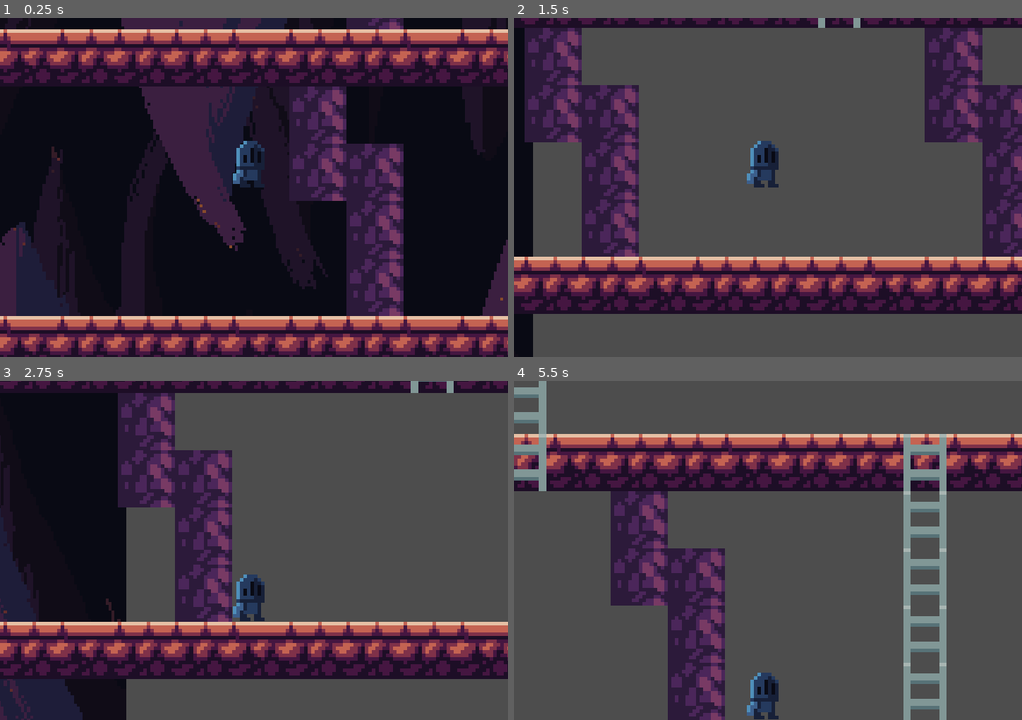
Above: before the commit, frames 1-4 (two rows, left to right).
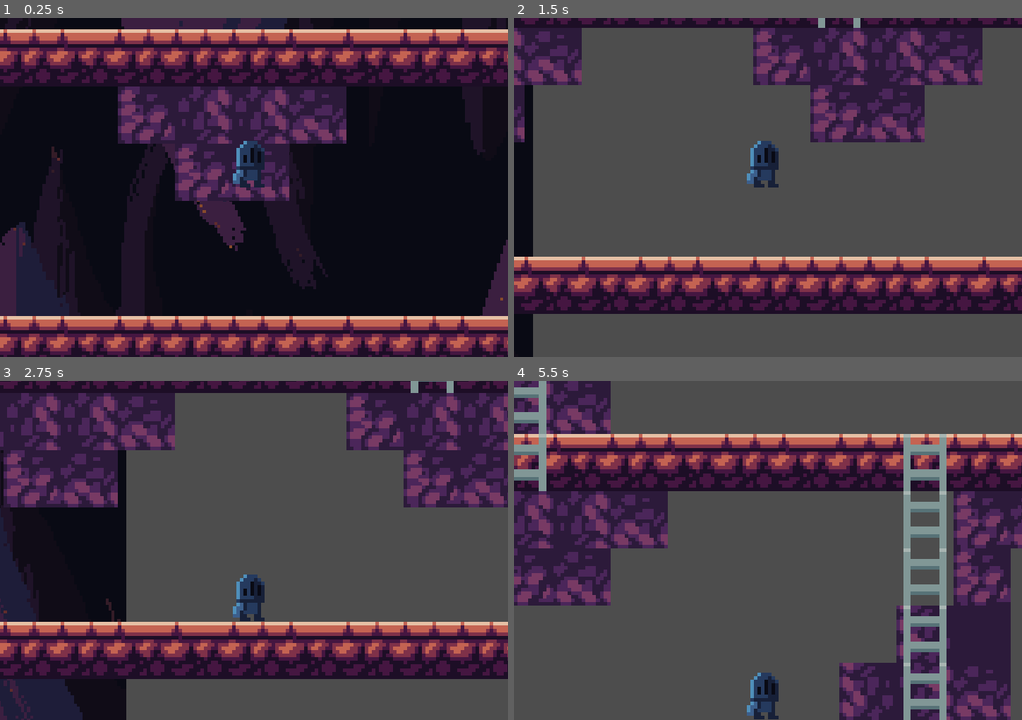
Above: after the commit, the same moments.

Repository: SeveralHerr/LavaLadder
Game: Godot game, scene res://main.tscn
Two runs of this game, one before a commit and one after it. Both use one fixed random seed, a clock stepped at 60 frames per second and the inputs below.
Inputs:
- Up to frame 1 (0.25 s): no input
- Up to frame 2 (1.5 s): hold D (move_right) from 0.53 s (still down); tap Space (jump) at 0.77 s
- Up to frame 3 (2.75 s): tap Space (jump) at 1.52 s; release D (move_right) at 2.03 s; hold A (move_left) from 2.03 s (still down)
- Up to frame 4 (5.5 s): release A (move_left) at 2.78 s; hold D (move_right) 2.78-4.28 s; tap Space (jump) at 3.02, 3.77, 4.52 s; hold A (move_left) 4.28-5.03 s; hold D (move_right) from 5.03 s (still down)

The runs differ from the first frame. In frame 1, 16% of the frame differs, in the area x 1-98%, y 0-100%; in frame 2, 27%; in frame 3, 26%; in frame 4, 30%, in the area x 0-100%, y 0-100%.

Commit message:
state
state

Diff:
--- /dev/null
+++ b/Entities/Player.tscn
@@ -0,0 +1,28 @@
+[gd_scene load_steps=5 format=3 uid="uid://jg27ci0hf0lx"]
+
+[ext_resource type="Script" path="res://Entities/StateMachine.gd" id="1_o5jpe"]
+[ext_resource type="Texture2D" uid="uid://cywt8te0cn8ey" path="res://sprites/knight.png" id="2_488og"]
+
+[sub_resource type="SpriteFrames" id="SpriteFrames_n83c8"]
+animations = [{
+"frames": [{
+"duration": 1.0,
+"texture": ExtResource("2_488og")
+}],
+"loop": true,
+"name": &"default",
+"speed": 5.0
+}]
+
+[sub_resource type="RectangleShape2D" id="RectangleShape2D_khd22"]
+
+[node name="Player" type="CharacterBody2D"]
+
+[node name="StateMachine" type="Node" parent="."]
+script = ExtResource("1_o5jpe")
+
+[node name="AnimatedSprite2D" type="AnimatedSprite2D" parent="."]
+sprite_frames = SubResource("SpriteFrames_n83c8")
+
+[node name="CollisionShape2D" type="CollisionShape2D" parent="."]
+shape = SubResource("RectangleShape2D_khd22")
--- /dev/null
+++ b/Entities/StateMachine.gd
@@ -0,0 +1,43 @@
+extends Node
+
+@export var initial_state : State
+
+var current_state : State
+var states : Dictionary = {}
+
+# Called when the node enters the scene tree for the first time.
+func _ready():
+	for child in get_children():
+		if child is State:
+			states[child.name.to_lower()] = child
+			child.Transitioned.connect(on_child_transition)
+
+	if initial_state:
+		initial_state.Enter()
+		current_state = initial_state
+
+
+# Called every frame. 'delta' is the elapsed time since the previous frame.
+func _process(delta):
+	if current_state:
+		current_state.Update(delta)
+
+
+func _physics_process(delta):
+	if current_state:
+		current_state.Physics_Update(delta)
+
+func on_child_transition(state, new_state_name):
+	if state != current_state:
+		return
+
+	var new_state = states.get(new_state_name.to_lower())
+	if !new_state:
+		return
+
+	if current_state:
+		current_state.exit()
+
+	new_state.enter()
+
+	current_state= new_state
--- /dev/null
+++ b/States/PlayerWalking.gd
@@ -0,0 +1,11 @@
+extends State
+class_name PlayerWalking
+
+# Called when the node enters the scene tree for the first time.
+func _ready():
+	pass # Replace with function body.
+
+
+# Called every frame. 'delta' is the elapsed time since the previous frame.
+func _process(delta):
+	pass
--- /dev/null
+++ b/States/State.gd
@@ -0,0 +1,16 @@
+extends Node
+class_name State
+
+signal Transitioned
+
+func Enter():
+	pass
+
+func Exit():
+	pass
+
+func Update(_delta: float):
+	pass
+
+func Physics_Update(_delta: float):
+	pass
--- a/tile_map.tscn
+++ b/tile_map.tscn
@@ -1,20 +1,4 @@
-[gd_scene load_steps=4 format=3 uid="uid://ccj081hk7chms"]
-
-[ext_resource type="Texture2D" uid="uid://e73i0y472n3m" path="res://sprites/spritesheet.png" id="1_w15c5"]
-
-[sub_resource type="TileSetAtlasSource" id="TileSetAtlasSource_5apcy"]
-texture = ExtResource("1_w15c5")
-0:0/0 = 0
-0:0/0/physics_layer_0/linear_velocity = Vector2(0, 0)
-0:0/0/physics_layer_0/angular_velocity = 0.0
-0:0/0/custom_data_0 = true
-1:0/0 = 0
-1:0/0/physics_layer_0/linear_velocity = Vector2(0, 0)
-1:0/0/physics_layer_0/angular_velocity = 0.0
-1:0/0/physics_layer_0/polygon_0/points = PackedVector2Array(-8, -8, 8, -8, 8, 8, -8, 8)
-2:0/0 = 0
-2:0/0/physics_layer_0/linear_velocity = Vector2(0, 0)
-2:0/0/physics_layer_0/angular_velocity = 0.0
+[gd_scene load_steps=2 format=3 uid="uid://ccj081hk7chms"]
 
 [sub_resource type="TileSet" id="TileSet_1f2ms"]
 physics_layer_0/collision_layer = 1
@@ -22,8 +6,8 @@
 custom_data_layer_0/type = 1
 custom_data_layer_1/name = "test"
 custom_data_layer_1/type = 1
-sources/1 = SubResource("TileSetAtlasSource_5apcy")
 
 [node name="TileMap" type="TileMap"]
+position = Vector2(106, -93)
 tile_set = SubResource("TileSet_1f2ms")
 format = 2
--- a/tile_map_1.tscn
+++ b/tile_map_1.tscn
@@ -1,34 +1,27 @@
-[gd_scene load_steps=4 format=3 uid="uid://dkcybaxf7eg7k"]
+[gd_scene load_steps=4 format=3 uid="uid://iss5u2qywvwi"]
 
 [ext_resource type="Script" path="res://tile_map.gd" id="1_2lufq"]
-[ext_resource type="TileSet" uid="uid://cofyt3wv7d6bb" path="res://new_tile_set.tres" id="2_8gauq"]
+[ext_resource type="TileSet" uid="uid://onva1vjnrxkn" path="res://new_tile_set.tres" id="2_28frd"]
 [ext_resource type="PackedScene" uid="uid://ccj081hk7chms" path="res://tile_map.tscn" id="2_ll5di"]
 
 [node name="TileMap1" type="Node2D"]
 
 [node name="TileMap" parent="." instance=ExtResource("2_ll5di")]
-tile_set = ExtResource("2_8gauq")
+tile_set = ExtResource("2_28frd")
 layer_0/name = "Ladder"
-layer_0/tile_data = PackedInt32Array(327683, 0, 3, 262147, 0, 3, 196611, 0, 3, 131075, 0, 3, 65539, 0, 3, 3, 0, 3)
+layer_0/tile_data = PackedInt32Array(262147, 0, 3, 327683, 0, 3, 196611, 0, 3, 131075, 0, 3, 65539, 0, 3, 3, 0, 3)
 layer_1/name = "Floor"
 layer_1/enabled = true
 layer_1/modulate = Color(1, 1, 1, 1)
 layer_1/y_sort_enabled = false
 layer_1/y_sort_origin = 0
 layer_1/z_index = -1
-layer_1/tile_data = PackedInt32Array(327680, 196608, 2, 327681, 262144, 2, 327682, 262144, 2, 327683, 262144, 2, 327684, 196608, 2, 327685, 262144, 2, 327687, 262144, 2, 327686, 262144, 2, 327688, 196608, 2, 327689, 196608, 2, 327690, 262144, 2)
-layer_2/name = ""
+layer_1/tile_data = PackedInt32Array(327680, 262144, 2, 327681, 196608, 2, 327682, 262144, 2, 327683, 262144, 2, 327684, 196608, 2, 327685, 262144, 2, 327686, 196608, 2, 327687, 262144, 2, 327688, 262144, 2, 327689, 196608, 2, 327690, 196608, 2)
+layer_2/name = "Background"
 layer_2/enabled = true
 layer_2/modulate = Color(1, 1, 1, 1)
 layer_2/y_sort_enabled = false
 layer_2/y_sort_origin = 0
 layer_2/z_index = -2
-layer_2/tile_data = PackedInt32Array()
+layer_2/tile_data = PackedInt32Array(327682, 131072, 2, 327683, 131072, 2, 327684, 131072, 2, 5, 917504, 8, 65541, 917504, 9, 65540, 851968, 9, 4, 851968, 9, 131076, 851968, 9, 196612, 917504, 8, 196611, 851968, 8, 262147, 983040, 8, 262148, 917504, 9, 327681, 131072, 2, 262146, 851968, 8)
 script = ExtResource("1_2lufq")
-
-[node name="VisibleOnScreenNotifier2D" type="VisibleOnScreenNotifier2D" parent="TileMap"]
-position = Vector2(87.5, 48.5)
-scale = Vector2(9.55, 5.25)
-
-[connection signal="screen_entered" from="TileMap/VisibleOnScreenNotifier2D" to="TileMap" method="_on_visible_on_screen_notifier_2d_screen_entered"]
-[connection signal="screen_exited" from="TileMap/VisibleOnScreenNotifier2D" to="TileMap" method="_on_visible_on_screen_notifier_2d_screen_exited"]
--- a/tile_map_2.tscn
+++ b/tile_map_2.tscn
@@ -15,19 +15,12 @@
 layer_1/y_sort_enabled = false
 layer_1/y_sort_origin = 0
 layer_1/z_index = -1
-layer_1/tile_data = PackedInt32Array(327680, 196608, 2, 327681, 262144, 2, 327682, 262144, 2, 327683, 262144, 2, 327684, 196608, 2, 327685, 262144, 2, 327686, 262144, 2, 327687, 262144, 2, 327688, 262144, 2, 327689, 196608, 2, 327690, 262144, 2)
-layer_2/name = ""
+layer_1/tile_data = PackedInt32Array(327681, 196608, 2, 327680, 262144, 2, 327682, 262144, 2, 327683, 262144, 2, 327684, 262144, 2, 327685, 196608, 2, 327686, 196608, 2, 327687, 262144, 2, 327688, 262144, 2, 327689, 262144, 2)
+layer_2/name = "Background"
 layer_2/enabled = true
 layer_2/modulate = Color(1, 1, 1, 1)
 layer_2/y_sort_enabled = false
 layer_2/y_sort_origin = 0
 layer_2/z_index = -2
-layer_2/tile_data = PackedInt32Array(262150, 983040, 8, 196614, 983040, 8, 131078, 983040, 8, 131077, 983040, 8, 65541, 983040, 8, 5, 983040, 8, 6, 983040, 8)
+layer_2/tile_data = PackedInt32Array(65539, 983040, 8, 65538, 851968, 9, 65540, 983040, 8, 65541, 917504, 9, 131076, 917504, 9, 131075, 851968, 9)
 script = ExtResource("2_41rn7")
-
-[node name="VisibleOnScreenNotifier2D" type="VisibleOnScreenNotifier2D" parent="TileMap"]
-position = Vector2(88, 48.5)
-scale = Vector2(9.3, 5.25)
-
-[connection signal="screen_entered" from="TileMap/VisibleOnScreenNotifier2D" to="TileMap" method="_on_visible_on_screen_notifier_2d_screen_entered"]
-[connection signal="screen_exited" from="TileMap/VisibleOnScreenNotifier2D" to="TileMap" method="_on_visible_on_screen_notifier_2d_screen_exited"]
Not shown: 1 places in Chunks/testchunk2.tscn that only renumber resources
Not shown: 1 places in main.tscn that only renumber resources
Not shown: 1 places in new_tile_set.tres that only renumber resources
Not shown: 1 places in tile_map_2.tscn that only renumber resources
